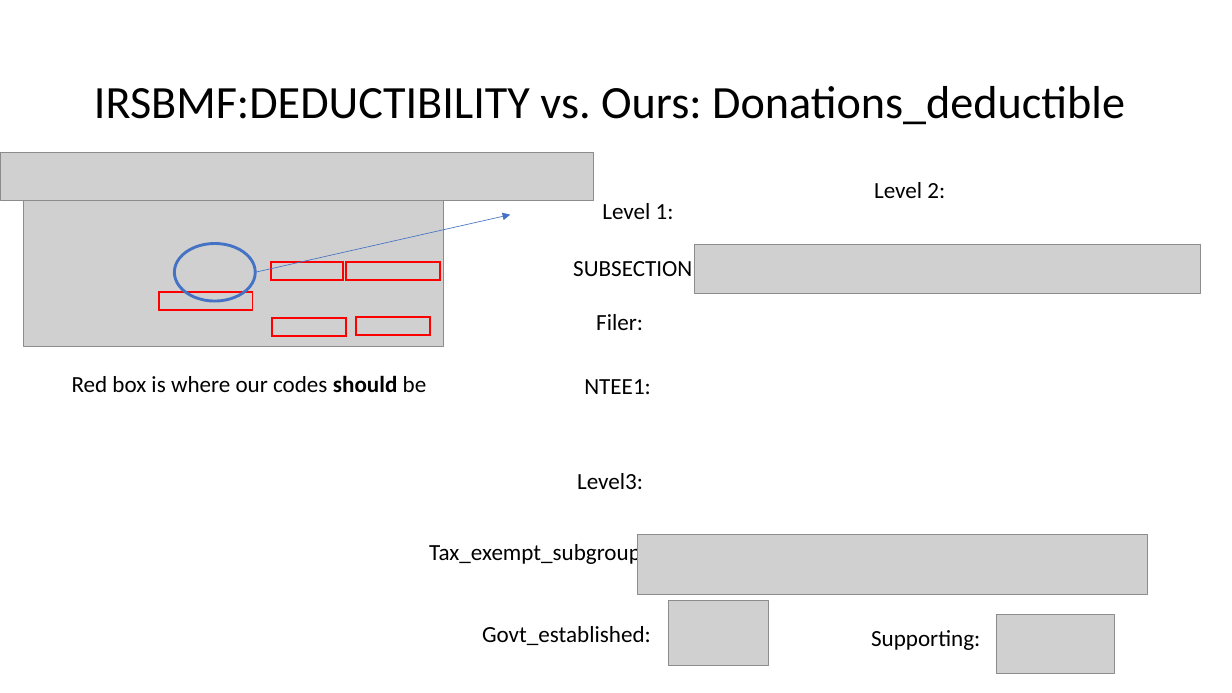
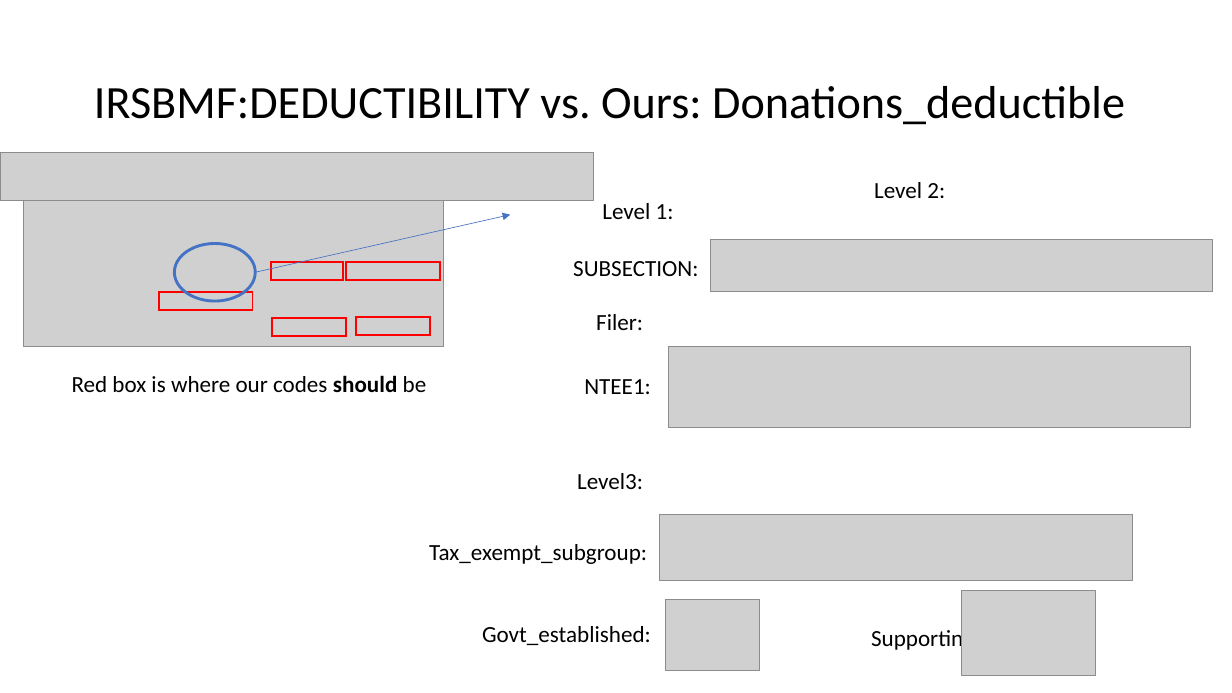
Before and after one commit to Nonprofit-Open-Data-Collective/metadata-standards, a slide deck: slide 10 of tax-exempt-status/501ctype-groups.pptx. Drawn at 1232x693 pixels with LibreOffice and Linux fonts; fonts in the diff are those of the drawing; grey boxes stand for pictures; background and template pictures are left out. Boxes give left, top, right and bottom in pixels: in the first picture for what was removed or moved away, otherwise in the second. Text is boxed around its words. In the diff, an @@ line names an element or a change of style, - is before the commit and + after.

Commit message:
looking more into donations_deductible

```diff
--- a/tax-exempt-status/501ctype-groups.pptx
+++ b/tax-exempt-status/501ctype-groups.pptx
@@ picture: place and size @@
-picture at [694, 244, 1201, 293]
+picture at [710, 239, 1213, 291]
@@ picture added at [668, 347, 1191, 428] @@
@@ picture: place and size @@
-picture at [638, 534, 1148, 594]
+picture at [660, 515, 1133, 580]
@@ picture added at [961, 591, 1096, 676] @@
@@ picture: place and size @@
-picture at [668, 601, 768, 665]
+picture at [665, 600, 759, 670]
@@ picture removed at [997, 615, 1116, 674] @@
```
Also in this commit, not shown: 1 slide removed, 2 other files.
